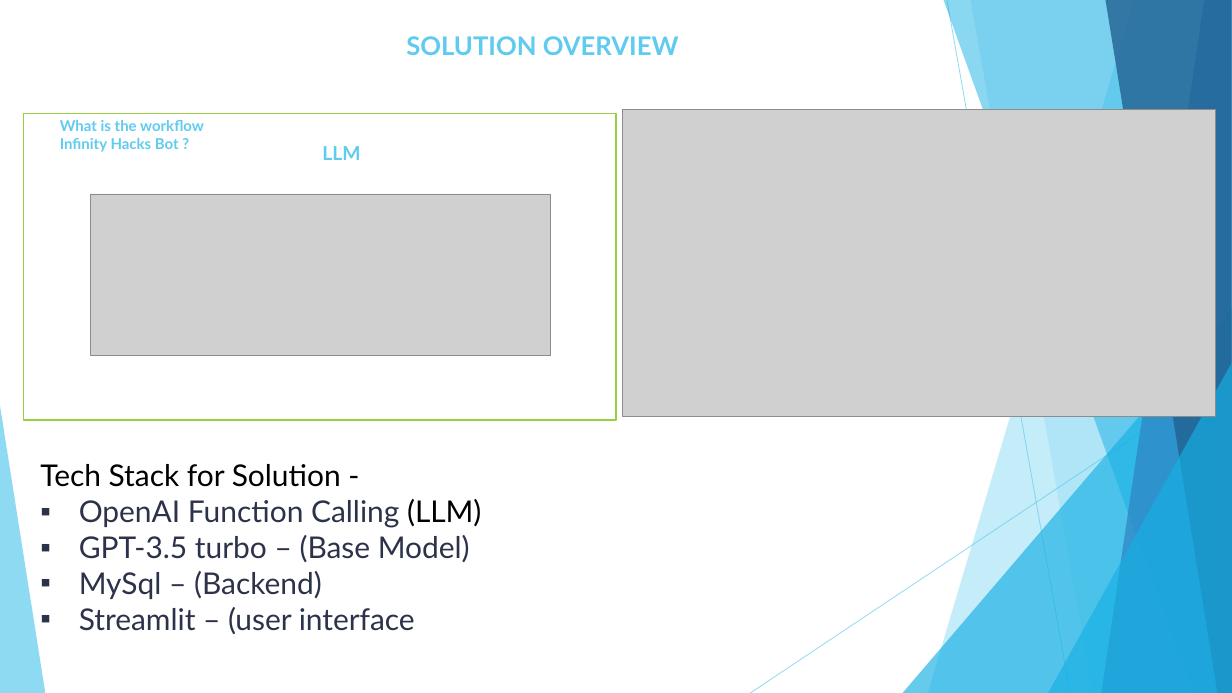
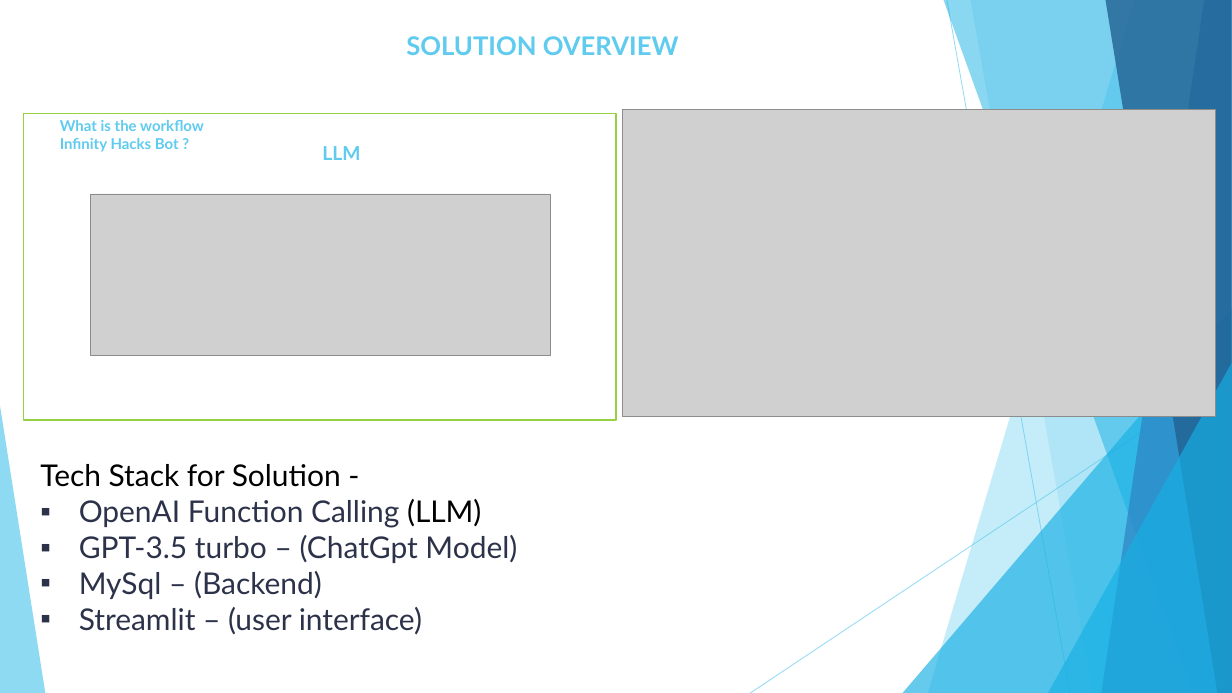
Before and after one commit to amitmishra0404/BuddyEmployee, a slide deck: slide 2 of OpenAI-Functions-Empowering-HR-Onboarding_09082023.pptx. Drawn at 1232x693 pixels with LibreOffice and Linux fonts; fonts in the diff are those of the drawing; grey boxes stand for pictures. Boxes give left, top, right and bottom in pixels: in the first picture for what was removed or moved away, otherwise in the second. Text is boxed around its words. In the diff, an @@ line names an element or a change of style, - is before the commit and + after.

```diff
--- a/OpenAI-Functions-Empowering-HR-Onboarding_09082023.pptx
+++ b/OpenAI-Functions-Empowering-HR-Onboarding_09082023.pptx
@@ text at bbox=[79, 535, 517, 563]: text changed @@
-▪ GPT-3.5 turbo – (Base Model)
+▪ GPT-3.5 turbo – (ChatGpt Model)
@@ text at bbox=[79, 607, 422, 634]: text changed @@
-▪ Streamlit – (user interface
+▪ Streamlit – (user interface)
```
Also in this commit, not shown: 2 other slides changed.
